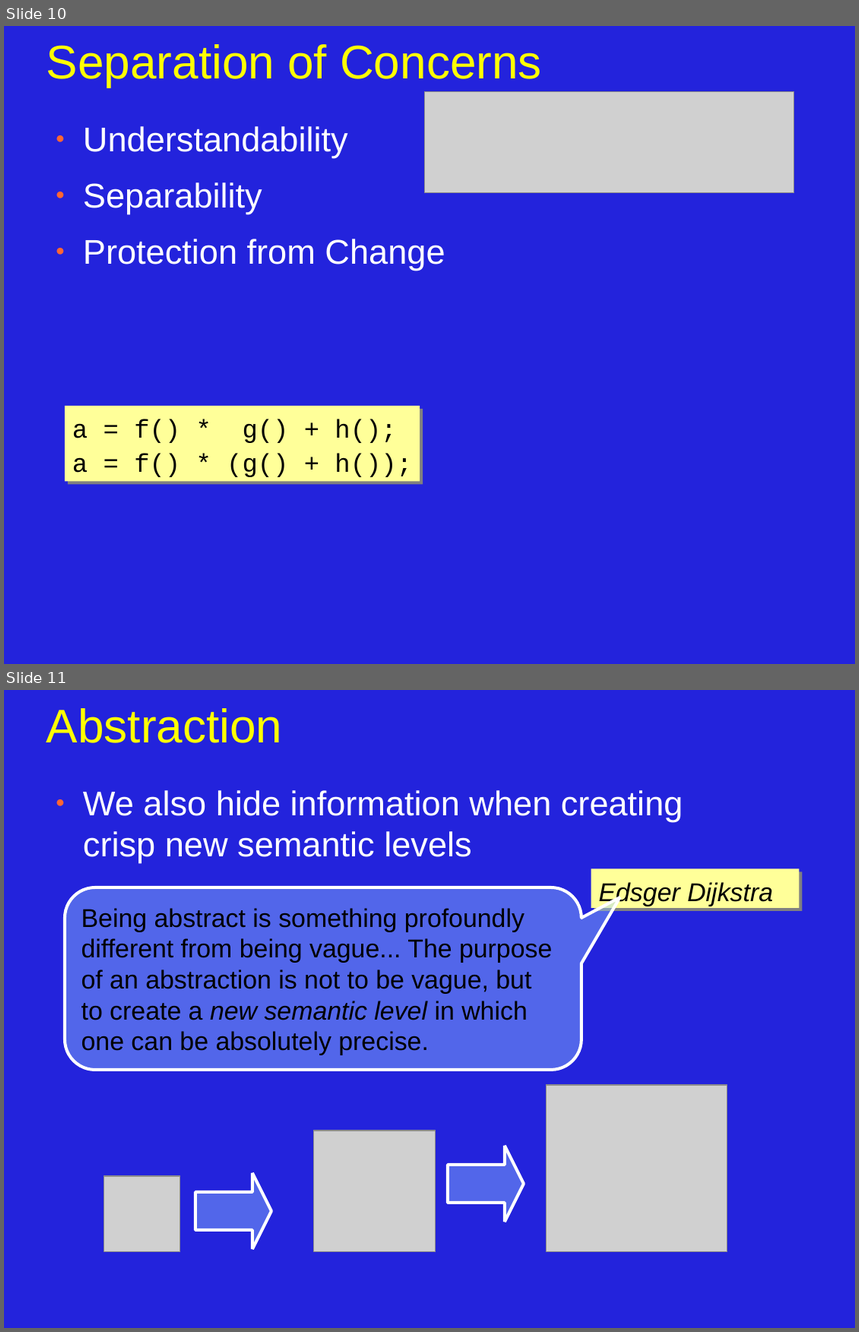
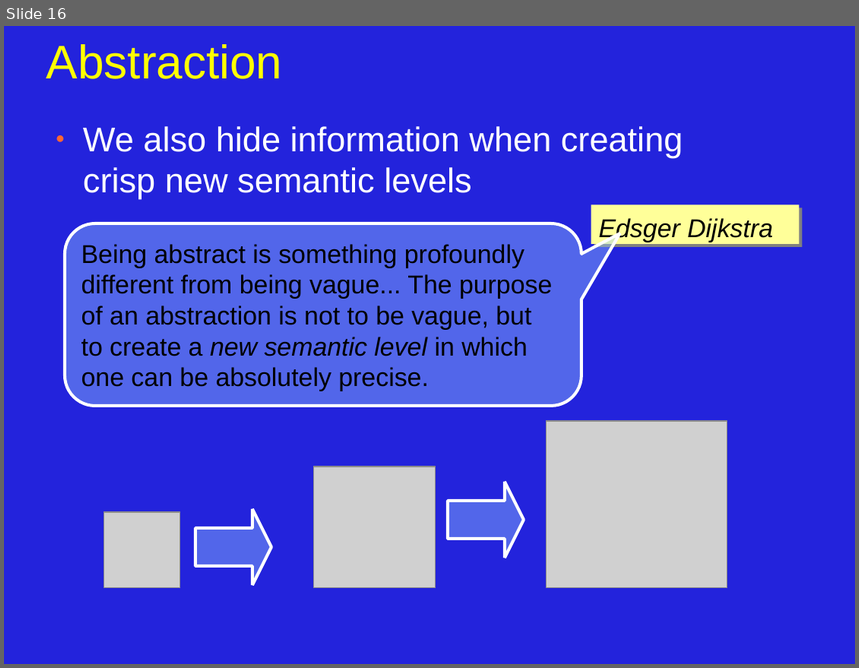
Before and after one commit to JonJagger/two-day-courses, a slide deck: cppf/08_Object_Oriented_Programming.odp. Shown one above the other, each under a label of ours: slides 10 and 11 before the commit, slide 16 after it. The pictures are 859x1332 and 859x668 pixels, drawn with LibreOffice and Linux fonts; fonts in the diff are those of the drawing; grey boxes stand for pictures. Boxes give left, top, right and bottom in pixels: in the first picture for what was removed or moved away, otherwise in the second. Text is boxed around its words. In the diff, an @@ line names an element or a change of style, - is before the commit and + after.

Commit message:
added separation of concerns slides to cppf/ch8

```diff
--- a/cppf/08_Object_Oriented_Programming.odp
+++ b/cppf/08_Object_Oriented_Programming.odp
@@ slide 10 removed at (4, 26, 855, 664), background #2323DC @@
@@ title removed at (47, 44, 542, 87) @@
-Separation of Concerns
@@ picture removed at (425, 91, 795, 193) @@
@@ text removed at (83, 126, 445, 271) @@
-● Understandability
-● Separability
-● Protection from Change
@@ rectangle removed at (65, 406, 420, 482) @@
-a = f() * g() + h();
-a = f() * (g() + h());
@@ what was slide 11 is now slide 16 @@
```
Also in this commit, not shown: 1 slide changed, 6 slides added, 1 other file.
